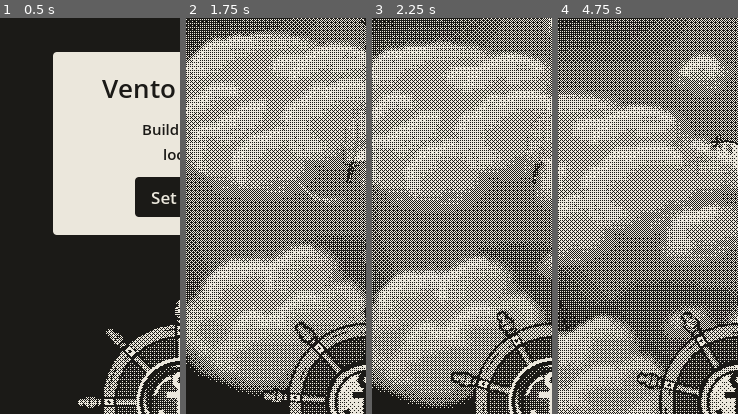
Above: before the commit, frames 1-4 (left to right).
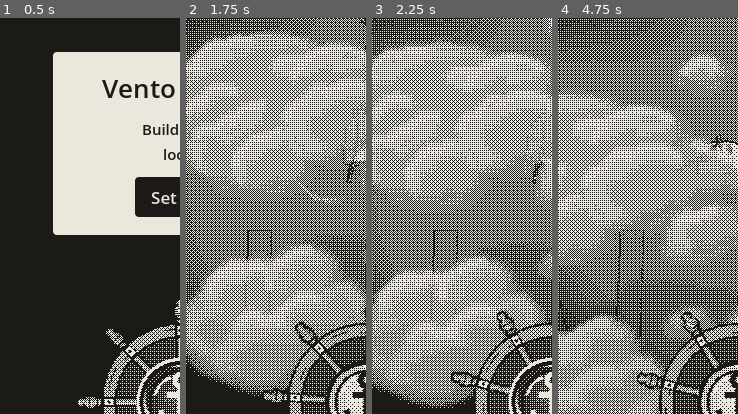
Above: after the commit, the same moments.

Repository: EnricoLabarile/Sail
Game: Godot game, scene res://Assets/Scenes/Overworld.tscn
The game is run twice, just before and just after one commit, with the same random seed, the same clock (stepped at 60 frames per second) and the same inputs.
Inputs (mouse positions are % of the whole screen's width and height, from its top left):
- Up to frame 1 (0.5 s): no input
- Up to frame 2 (1.75 s): click "Set sail" at 0.5 s; tap Enter (ui_accept) at 1.25, 1.35, 1.52 s; move the mouse to (72, 45) at 1.27 s; hold Right (ui_right) from 1.28 s (still down); click (72, 45) at 1.42 s
- Up to frame 3 (2.25 s): tap Enter (ui_accept) at 1.82 s; release Right (ui_right) at 2 s; drag from (30, 55) to (45, 70) at 2.02 s
- Up to frame 4 (4.75 s): move the mouse to (60, 27) at 2.77 s; hold Right (ui_right) 2.78-3.5 s; tap Enter (ui_accept) at 2.85, 4.35, 4.52 s; drag from (45, 70) to (20, 34) at 3.52 s; move the mouse to (80, 65) at 4.27 s; hold Left (ui_left) from 4.28 s (still down)
The pictures show only the part of the screen within x 0-50%, y 34-84%; the shares and areas given below are measured in that part.

Frame 1 is identical in both runs. In frame 2, less than 0.1% of the frame differs, in the area x 32-48%, y 53-75%; in frame 3, less than 0.1%; in frame 4, 0.2%, in the area x 32-48%, y 53-82%.

Commit message:
Piers: placeable, the boat glides to the berth and faces out; the anchor button casts off
Co-Authored-By: Claude Opus 5.5 <noreply@anthropic.com>
Claude-Session: https://claude.ai/code/session_0154zeqDuhZHz7ZXLE21BuMs

Diff:
--- a/Assets/Boat/boat.gd
+++ b/Assets/Boat/boat.gd
@@ -34,6 +34,9 @@
 # (SailTrail, particles like the wake, dropped where SailTip is). How hard she's turning = her share of turn_rate
 # × her share of top_speed (0..1); over the threshold, the trail is on.
 @export var sail_trail_threshold := 0.4   # 0..1: 0.4 = e.g. full rudder at 40% of top speed, or half rudder at 80%
+
+# Tying up at a pier (Assets/Landscape/pier): she glides to the pier's berth and turns to its heading.
+@export var dock_speed := 3.0   # how quickly she glides into place (higher = quicker; about 1/3 s to get most of the way)
 
 # How she leans and pitches: not straight to where she should be, but like a weight on a spring, so she
 # swings a little past it and settles (the prototype's damped springs). This is what makes her feel alive.
@@ -120,6 +123,7 @@
 var roll_velocity := 0.0
 var pitch := 0.0            # the bow's angle now (radians, + = up), and how quickly it's changing
 var pitch_velocity := 0.0
+var berth: Node3D = null     # the pier's berth she's tied up at (null = not tied up)
 var anchor_point := Vector3.ZERO   # where the anchor lies on the bottom (set when it's dropped)
 var camera_focus := Vector3.ZERO   # the point on the water the camera looks at (it trails behind her)
 var model_height := 0.0      # Model's height as placed in the editor (read at start): she bobs round it
@@ -213,6 +217,9 @@
 func toggle_anchor() -> void:
 	if sinking:
 		return                       # going down: nothing to work
+	if berth != null:
+		cast_off()                   # tied up at a pier: the anchor button casts off
+		return
 	anchored = not anchored
 	if anchored:
 		anchor_point = bow_point()   # let go off the bow: it stays there
@@ -221,6 +228,34 @@
 		for spot in get_tree().get_nodes_in_group("fishing_spots"):
 			spot.try_fishing(self)
 	Sfx.anchor(anchored)             # its sound: the splash going down, the chain coming up (Assets/SFX/sfx.gd)
+
+
+## A pier's berth (pier.gd) tells her to tie up there: she stops, gathers the sail (as at anchor, so the wheel
+## doesn't steer and the hub shows the anchor), and glides into place (glide_to_berth, every physics frame).
+func dock_at(spot: Node3D) -> void:
+	if sinking or berth != null:
+		return
+	berth = spot
+	anchored = true
+	speed = 0.0
+	knock = Vector3.ZERO
+
+
+## Leaves the pier (the anchor button): free to sail, already facing out to sea.
+func cast_off() -> void:
+	berth = null
+	anchored = false
+
+
+## Every physics frame while tied up: a little closer to the berth and a little more turned to its heading,
+## each time the same share of what's left (so she slows down as she arrives, with no bump at the end).
+## The berth's -Z is the way her bow points (as hers: Godot's forward is -Z).
+func glide_to_berth(dt: float) -> void:
+	var share := 1.0 - exp(-dock_speed * dt)     # the share of the way to go this frame
+	var target := berth.global_position
+	global_position.x = lerpf(global_position.x, target.x, share)
+	global_position.z = lerpf(global_position.z, target.z, share)
+	rotation.y = lerp_angle(rotation.y, berth.global_rotation.y, share)   # lerp_angle: the short way round
 
 
 ## Takes `hearts` off her health (never below 0) and tells the hearts top left. At 0 she starts to sink.
@@ -265,6 +300,7 @@
 ## that was moving her stopped. What's in the hold and her heart containers stay.
 func respawn() -> void:
 	sinking = false
+	berth = null
 	global_position = home_position
 	rotation.y = home_turn
 	health = max_hearts
@@ -346,11 +382,14 @@
 
 	# She turns at the same rate whatever her speed, as in the prototype; not at anchor.
 	var yaw_before := rotation.y
-	if not anchored:
-		rotate_y(-rudder * turn_rate * dt)
-	update_current(dt, wind_from)
-	move_and_bounce(dt)
-	hold_at_anchor()
+	if berth != null:
+		glide_to_berth(dt)           # tied up at a pier: only gliding into place, nothing else moves her
+	else:
+		if not anchored:
+			rotate_y(-rudder * turn_rate * dt)
+		update_current(dt, wind_from)
+		move_and_bounce(dt)
+		hold_at_anchor()
 	# How quickly she really turned this frame (the rudder, a bump, the anchor line swinging her):
 	# wrapf keeps the difference between -PI and PI when the angle goes round past 180 degrees.
 	turn_speed = wrapf(rotation.y - yaw_before, -PI, PI) / dt
--- /dev/null
+++ b/Assets/Landscape/pier/pier.gd
@@ -0,0 +1,91 @@
+@tool
+extends Node3D
+## A PIER: something you place in the world where the boat can tie up.
+##
+## Its scene (pier.tscn) has:
+##   - Mesh: what you see (a plain wooden box for now: swap in your own model);
+##   - Berth: the boat's "parking spot", a Node3D you move next to the pier. Its blue arrow (-Z, in the
+##     editor) is the way her bow will point once tied up: point it out to sea, so she leaves ready to sail.
+##     Inside it, Sensor: a cylinder `dock_radius` metres round the berth (an Area3D, like a Trigger Volume).
+##
+## When the boat sails into the sensor (not at anchor) she ties up: she glides to the berth and turns to face
+## the way its arrow points (boat.gd dock_at). To leave, the player presses the anchor button: she casts off
+## and can sail away. She ties up again only after she has left the sensor and comes back.
+## In the editor a see-through blue disc shows the radius, and an arrow on the berth shows her heading.
+## (In Unreal: an actor with a Static Mesh, a Scene Component as the parking spot and a trigger round it.)
+
+## Metres round the berth within which the boat ties up.
+@export var dock_radius := 8.0:
+	set(value):
+		dock_radius = value
+		_fit_sensor()
+		_fit_editor_disc()
+
+@onready var berth: Node3D = $Berth
+
+
+func _ready() -> void:
+	_fit_sensor()
+	if Engine.is_editor_hint():
+		_make_editor_helpers()
+		return
+	# The physics engine calls this when the boat's sensor comes in (OnBeginOverlap in Unreal).
+	$Berth/Sensor.area_entered.connect(_on_sensor_entered)
+
+
+## The sensor's cylinder is as wide as dock_radius. (Each pier has its own copy of the shape: local to
+## scene in pier.tscn, so changing one pier's radius doesn't change the others'.)
+func _fit_sensor() -> void:
+	var shape := get_node_or_null("Berth/Sensor/Shape") as CollisionShape3D
+	if shape and shape.shape:
+		shape.shape.radius = dock_radius
+
+
+## The boat came within dock_radius: if she's under way (not at anchor), she ties up at the berth.
+func _on_sensor_entered(area: Area3D) -> void:
+	var boat := area.get_parent() as Node3D
+	if boat == null or not boat.is_in_group("player_boat"):
+		return
+	if boat.anchored:
+		return
+	boat.dock_at(berth)
+
+
+# ---------- In the editor only: the radius and the berth's heading ----------
+# Made in code with no owner, so they aren't saved in the scene and never appear in the game.
+
+var _editor_disc: MeshInstance3D
+
+func _make_editor_helpers() -> void:
+	var see_through := StandardMaterial3D.new()
+	see_through.shading_mode = BaseMaterial3D.SHADING_MODE_UNSHADED
+	see_through.transparency = BaseMaterial3D.TRANSPARENCY_ALPHA
+	see_through.albedo_color = Color(0.2, 0.5, 1.0, 0.25)
+	# 1. The radius: a flat blue disc round the berth, 1 m across, scaled to dock_radius.
+	var disc_mesh := CylinderMesh.new()
+	disc_mesh.top_radius = 1.0
+	disc_mesh.bottom_radius = 1.0
+	disc_mesh.height = 0.05
+	disc_mesh.material = see_through
+	_editor_disc = MeshInstance3D.new()
+	_editor_disc.mesh = disc_mesh
+	_editor_disc.position.y = 0.1
+	berth.add_child(_editor_disc)
+	_fit_editor_disc()
+	# 2. The heading: a flat triangle on the berth, its tip along -Z (the way her bow will point).
+	#    A PrismMesh has its tip up (+Y); turned -90 degrees round X, the tip points to -Z.
+	var arrow_material := see_through.duplicate()
+	arrow_material.albedo_color = Color(0.2, 0.5, 1.0, 0.8)
+	var arrow_mesh := PrismMesh.new()
+	arrow_mesh.size = Vector3(1.5, 3.0, 0.05)
+	arrow_mesh.material = arrow_material
+	var arrow := MeshInstance3D.new()
+	arrow.mesh = arrow_mesh
+	arrow.rotation_degrees.x = -90.0
+	arrow.position.y = 0.2
+	berth.add_child(arrow)
+
+
+func _fit_editor_disc() -> void:
+	if _editor_disc:
+		_editor_disc.scale = Vector3(dock_radius, 1.0, dock_radius)
--- /dev/null
+++ b/Assets/Landscape/pier/pier.tscn
@@ -0,0 +1,36 @@
+[gd_scene format=3]
+
+[ext_resource type="Script" path="res://Assets/Landscape/pier/pier.gd" id="1_script"]
+[ext_resource type="Shader" uid="uid://cun5pmnoonaa0" path="res://Assets/Boat/toon_shade.gdshader" id="2_toon"]
+
+[sub_resource type="ShaderMaterial" id="Mat_wood"]
+shader = ExtResource("2_toon")
+shader_parameter/base_color = Color(0.55, 0.45, 0.35, 1)
+
+[sub_resource type="BoxMesh" id="Mesh_pier"]
+material = SubResource("Mat_wood")
+size = Vector3(2, 0.6, 10)
+
+[sub_resource type="CylinderShape3D" id="Shape_sensor"]
+resource_local_to_scene = true
+height = 4.0
+radius = 8.0
+
+[node name="Pier" type="Node3D"]
+script = ExtResource("1_script")
+
+[node name="Mesh" type="MeshInstance3D" parent="."]
+transform = Transform3D(1, 0, 0, 0, 1, 0, 0, 0, 1, 0, 0.2, 0)
+cast_shadow = 0
+mesh = SubResource("Mesh_pier")
+
+[node name="Berth" type="Node3D" parent="."]
+transform = Transform3D(1, 0, 0, 0, 1, 0, 0, 0, 1, 2.6, 0, 0)
+
+[node name="Sensor" type="Area3D" parent="Berth"]
+collision_layer = 0
+collision_mask = 8
+monitorable = false
+
+[node name="Shape" type="CollisionShape3D" parent="Berth/Sensor"]
+shape = SubResource("Shape_sensor")
--- a/Assets/Scenes/Overworld.tscn
+++ b/Assets/Scenes/Overworld.tscn
@@ -21,6 +21,8 @@
 [ext_resource type="PackedScene" path="res://Assets/Dangers/sea_imp/sea_imp_zone.tscn" id="28_sea_imp_zone"]
 
 [ext_resource type="PackedScene" path="res://Assets/Quests/map_marker/map_marker.tscn" id="29_map_marker"]
+
+[ext_resource type="PackedScene" path="res://Assets/Landscape/pier/pier.tscn" id="30_pier"]
 
 [node name="Node3D" type="Node3D" unique_id=1254907948]
 
@@ -78,6 +80,11 @@
 transform = Transform3D(1, 0, 0, 0, 1, 0, 0, 0, 1, 60, 0, -150)
 active = true
 
+[node name="Piers" type="Node3D" parent="."]
+
+[node name="Pier" parent="Piers" instance=ExtResource("30_pier")]
+transform = Transform3D(1, 0, 0, 0, 1, 0, 0, 0, 1, -10, 0, -20)
+
 [node name="StartScreen" parent="." unique_id=2112618694 instance=ExtResource("7_start")]
 
 [node name="GameOver" parent="." unique_id=633694080 instance=ExtResource("27_game_over")]
Not shown, added: Assets/Landscape/pier/pier.gd.uid
Not shown, changed: CLAUDE.md
